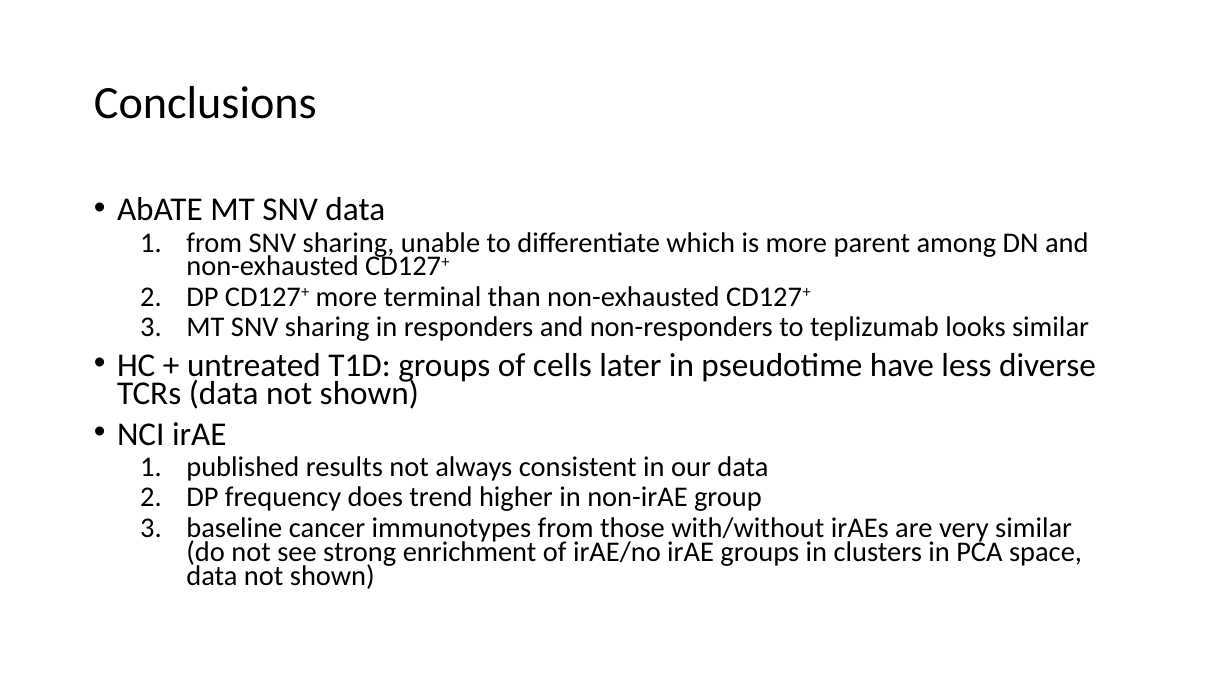
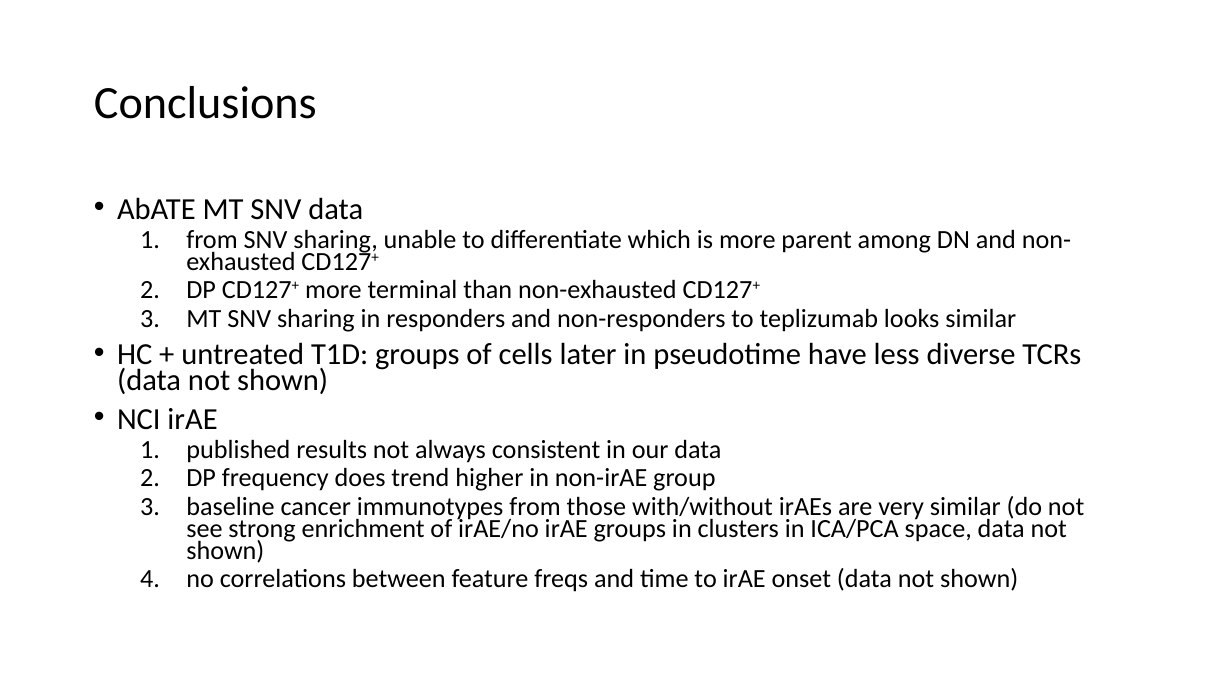
Before and after one commit to tybottorff/bottorffdocs, a slide deck: slide 10 of presentations/weekly_meetings/2024_11_7.pptx. Drawn at 1232x693 pixels with LibreOffice and Linux fonts; fonts in the diff are those of the drawing. Boxes give left, top, right and bottom in pixels: in the first picture for what was removed or moved away, otherwise in the second. Text is boxed around its words. In the diff, an @@ line names an element or a change of style, - is before the commit and + after.

```diff
--- a/presentations/weekly_meetings/2024_11_7.pptx
+++ b/presentations/weekly_meetings/2024_11_7.pptx
@@ text at [117,197,1081,491]: size 25.9 to 23.8 pt in "AbATE MT SNV data", "HC + untreated T1D: groups of cells ...", "NCI irAE"; size 22.2 to 20.4 pt in "from SNV sharing, unable to differentiate which ...", "DP CD127+ more terminal than non-exhausted CD127+", "MT SNV sharing in responders and non-responders ...", "published results not always consistent in our ..." and 1 more places @@
@@ text at [186,496,1084,592]: text changed; size 22.2 to 20.4 pt @@
-  3. baseline cancer immunotypes from those with/without irAEs are very similar (do not see strong enrichment of irAE/no irAE groups in clusters in PCA space, data not shown)
+  3. baseline cancer immunotypes from those with/without irAEs are very similar (do not see strong enrichment of irAE/no irAE groups in clusters in ICA/PCA space, data not shown)
+  4. no correlations between feature freqs and time to irAE onset (data not shown)
```
Also in this commit, not shown: 1 other slide changed.
